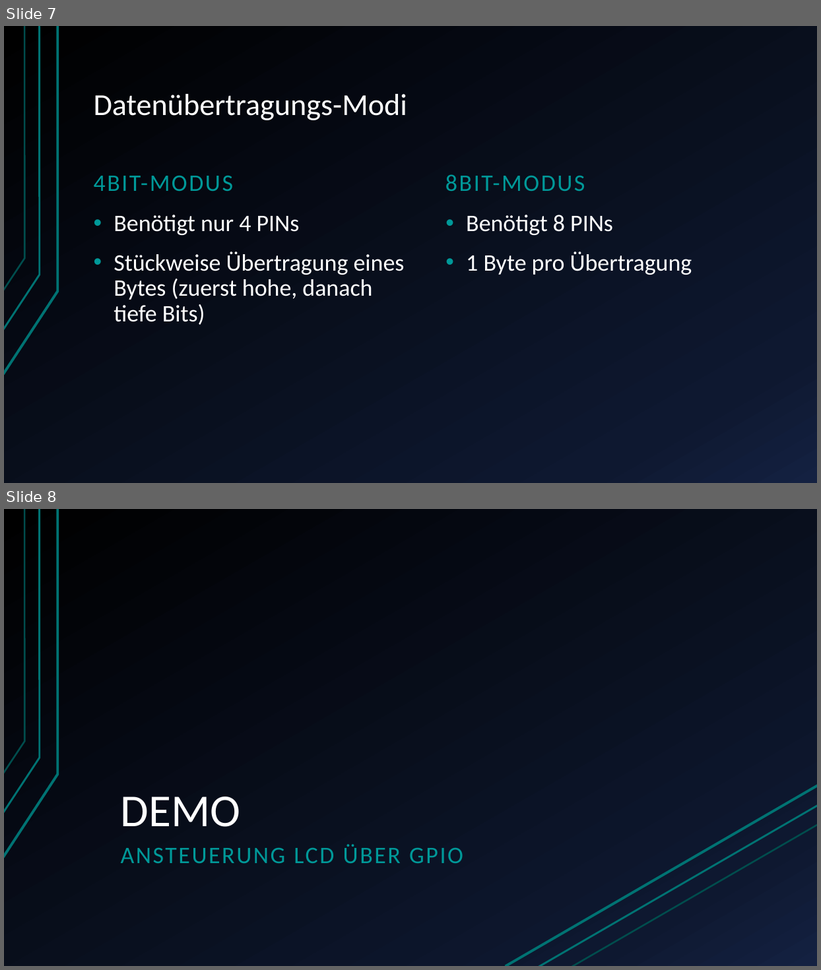
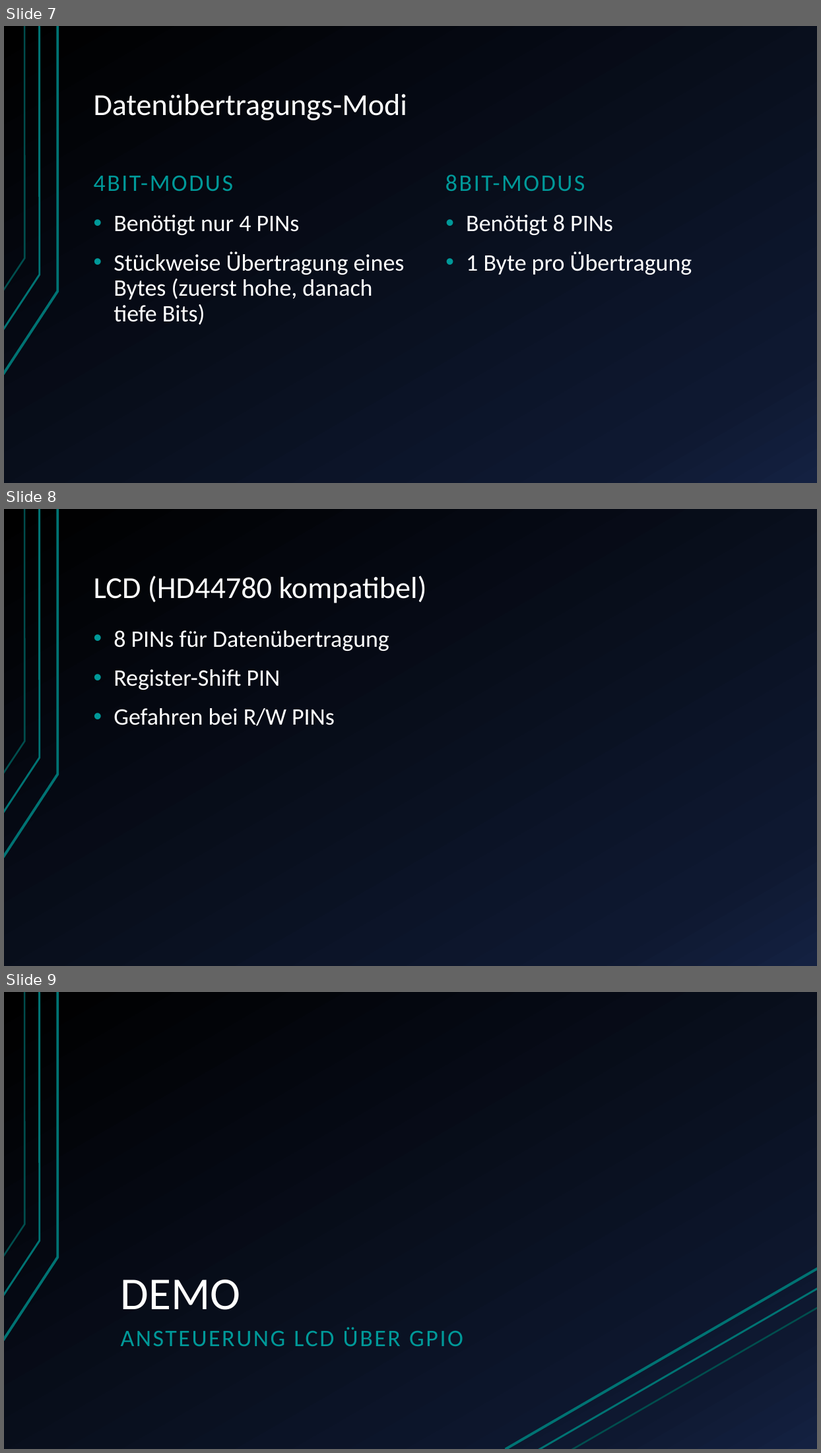
Before and after one commit to die-z-welle/gpio-factsheet, a slide deck: GPIO.pptx. Shown one above the other, each under a label of ours: slides 7 and 8 before the commit, slides 7, 8 and 9 after it. The pictures are 821x970 and 821x1453 pixels, drawn with LibreOffice and Linux fonts; fonts in the diff are those of the drawing. Boxes give left, top, right and bottom in pixels: in the first picture for what was removed or moved away, otherwise in the second. Text is boxed around its words. In the diff, an @@ line names an element or a change of style, - is before the commit and + after.

Commit message:
added LCD slide

```diff
--- a/GPIO.pptx
+++ b/GPIO.pptx
@@ slide 8 added at [4, 509, 817, 966], background gradient #000000 to #0F1931 to #142242; not listed: 3 template elements that a slide beside it also shows @@
@@ title added at [94, 576, 427, 603], 36 pt, text #FFFFFF @@
+LCD (HD44780 kompatibel)
@@ text added at [114, 630, 389, 726], 28 pt, text #FFFFFF @@
+• 8 PINs für Datenübertragung
+• Register-Shift PIN
+• Gefahren bei R/W PINs
@@ what was slide 8 is now slide 9 @@
```
